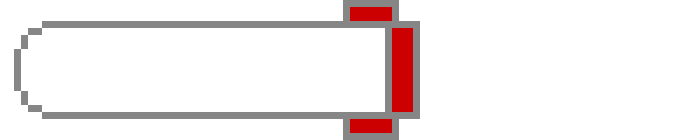
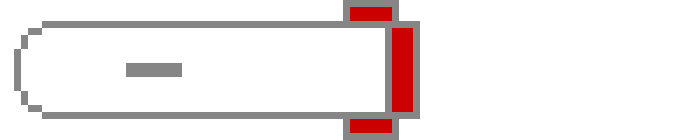
Layers edited between the first and the second 700×140 image:
painted on "Calque 1" over <box>126,63,182,77</box>
